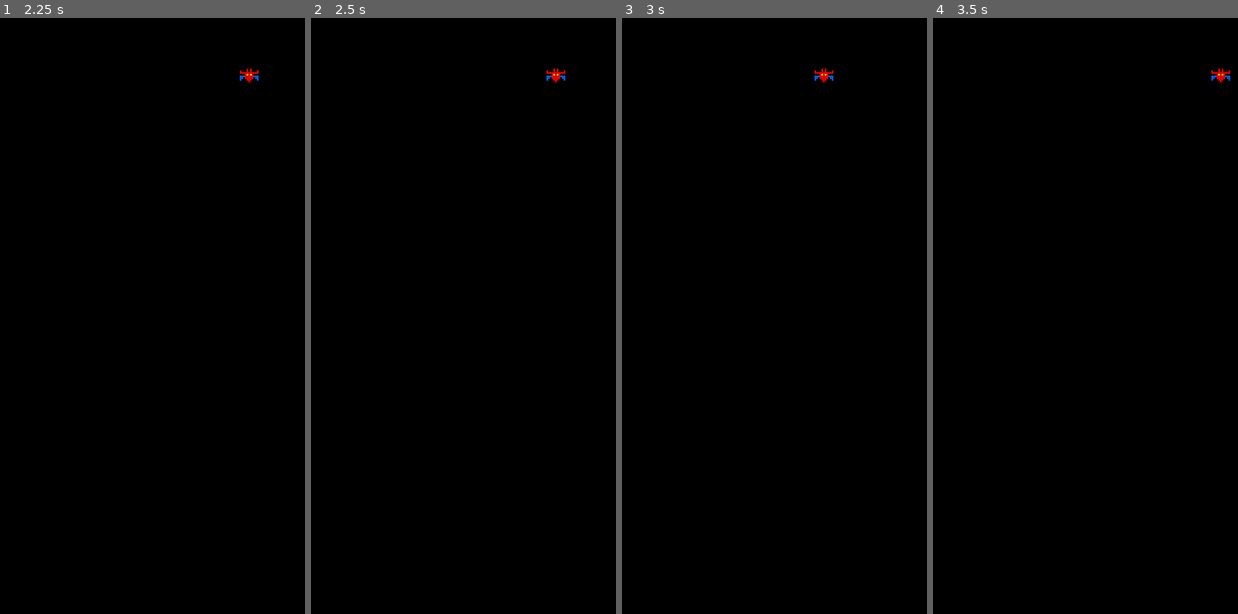
Above: before the commit, frames 1-4 (left to right).
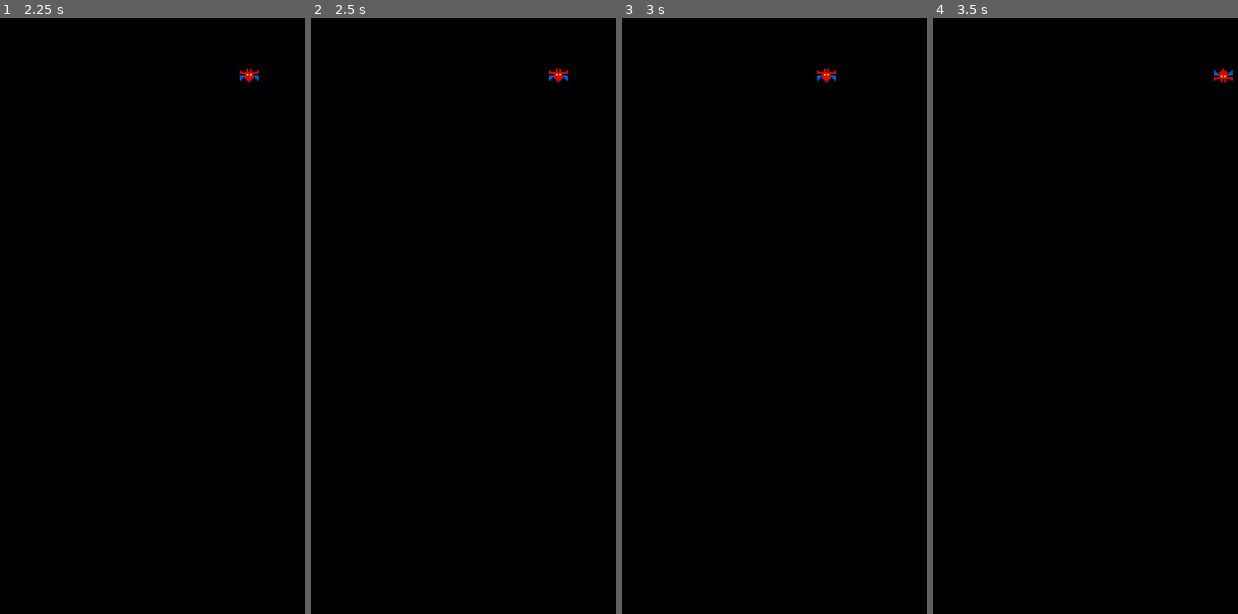
Above: after the commit, the same moments.

Repository: neilsheppard/Wireframe
Game: Godot game, scene res://Galaxian.tscn
The game is run twice, just before and just after one commit, with the same random seed, the same clock (stepped at 60 frames per second) and the same inputs.
Inputs:
- Up to frame 1 (2.25 s): no input
- Up to frame 2 (2.5 s): no input
- Up to frame 3 (3 s): no input
- Up to frame 4 (3.5 s): no input

Frame 1 is identical in both runs. In frame 2, less than 0.1% of the frame differs, in the area x 77-85%, y 8-11%; in frame 3, less than 0.1%; in frame 4, less than 0.1%, in the area x 91-99%, y 8-11%.

Commit message:
Functionality complete
Sprite file reoriented
Sprite rotation implemented
Initial sprite rotation removed

Diff:
--- a/Issue2/Alien.gd
+++ b/Issue2/Alien.gd
@@ -1,6 +1,7 @@
 extends KinematicBody2D
 
 onready var sprite = $Sprite
+onready var text = $Angle
 
 enum Controller {SHIP_PAN, SHIP_DIVE}
 var screen_size: Vector2
@@ -25,7 +26,6 @@
 func move():
 	ship_controller = Controller.SHIP_PAN
 	velocity = Vector2(100, 0)
-	rotation = 0
 	timer.start()
 
 func _physics_process(delta):
@@ -40,24 +40,16 @@
 	position = make_individual_dive(delta_time)
 	var next_position = make_individual_dive(delta_time + epsilon)
 
-	var y = next_position.y - position.y
-	var x = next_position.x - position.x
-	var angle = atan2(y, x)
-	rotation_degrees += angle
-#	rotation_degrees += rad2deg(position.angle_to(make_individual_dive(delta_time + epsilon)))
-
-
-#	lerp(rotation,rotate_to.angle(),0.1)
-#	global_position.direction_to(dive_path(delta_time + epsilon)).angle()
-#	rad2deg(dive_path(delta_time + epsilon).angle())
+	rotation_degrees = rad2deg(position.angle_to_point(next_position)) - 90
 
 	if position.y > screen_size.y:
 		ship_controller = Controller.SHIP_PAN
 		position = start_position
-		rotation = 0
+		rotation_degrees = 0
 		timer.start()
 
 func ship_controller_pan(delta):
+	rotation_degrees = 0
 	position.x += velocity.x * delta
 	if (position.x + (sprite.texture.get_size().x / 2)) >= screen_size.x - 50:
 		velocity.x = -velocity.x
@@ -83,7 +75,6 @@
 		time * 350
 	)
 
-
 func start_dive():
 	flip_x = position.x < (screen_size.x / 2)
 	delta_time = 0
--- a/Issue2/Alien.tscn
+++ b/Issue2/Alien.tscn
@@ -11,7 +11,6 @@
 script = ExtResource( 2 )
 
 [node name="Sprite" type="Sprite" parent="."]
-rotation = 4.71239
 texture = ExtResource( 1 )
 
 [node name="CollisionShape2D" type="CollisionShape2D" parent="."]
Binary file changed: Issue2/ship.png
